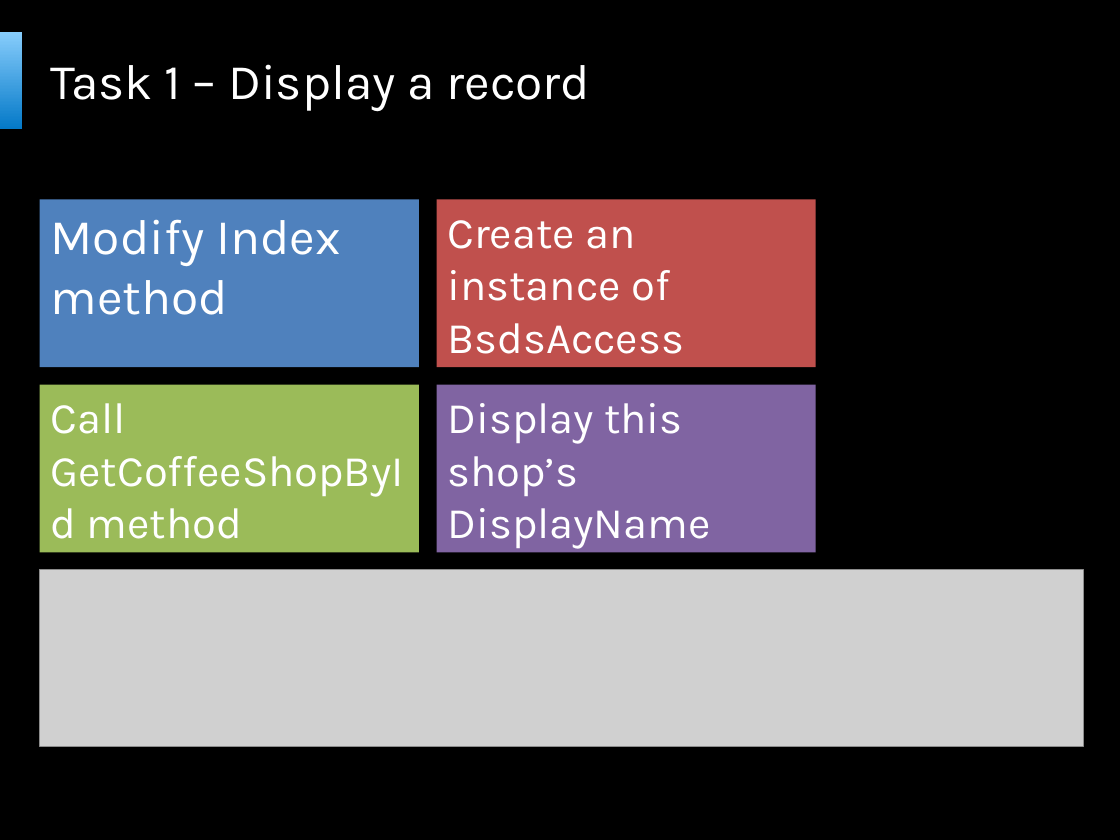
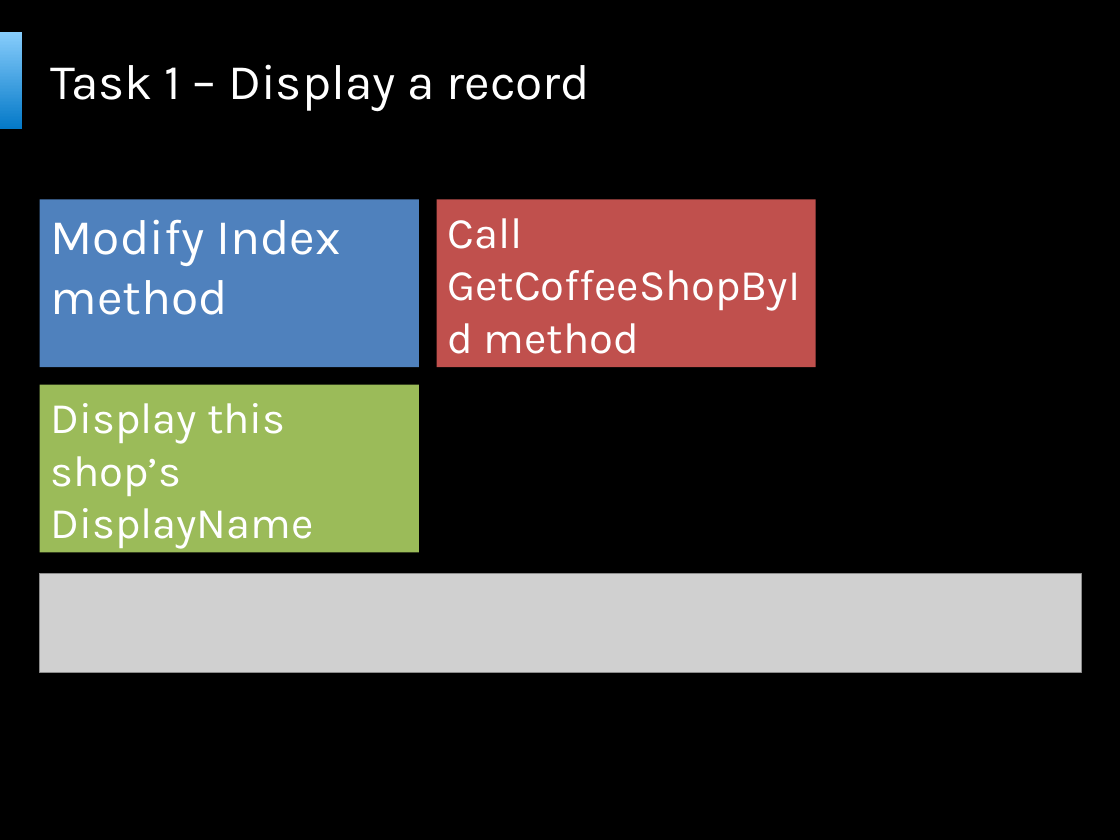
Before and after one commit to bartekwasielak/Presentation, a slide deck: slide 25 of Programming Made Easy.pptx. Drawn at 1120x840 pixels with LibreOffice and Linux fonts; fonts in the diff are those of the drawing; grey boxes stand for pictures; background and template pictures are left out. Boxes give left, top, right and bottom in pixels: in the first picture for what was removed or moved away, otherwise in the second. Text is boxed around its words. In the diff, an @@ line names an element or a change of style, - is before the commit and + after.

```diff
--- a/Programming Made Easy.pptx
+++ b/Programming Made Easy.pptx
@@ text at [448,218,639,354]: text changed @@
-Create an instance of BsdsAccess
+Call GetCoffeeShopById method
@@ text removed at [437,385,816,553] @@
-Display this shop’s DisplayName
@@ text at [51,403,314,549]: text changed @@
-Call GetCoffeeShopById method
+Display this shop’s DisplayName
@@ picture: place and size @@
-picture at [39,570,1083,746]
+picture at [39,573,1081,673]
```
Also in this commit, not shown: 12 other slides changed, 1 slide added, 1 slide removed, 1 other file.
